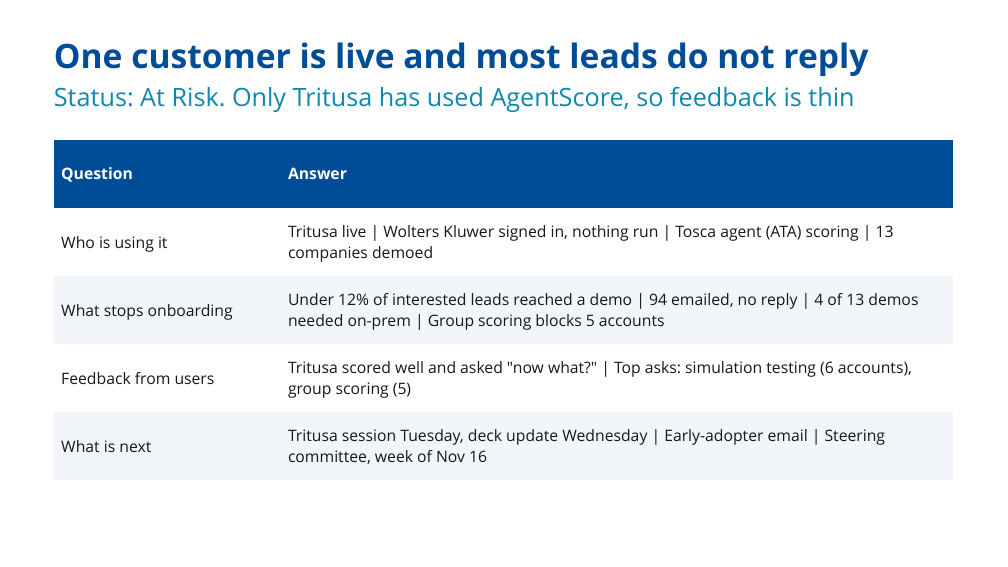
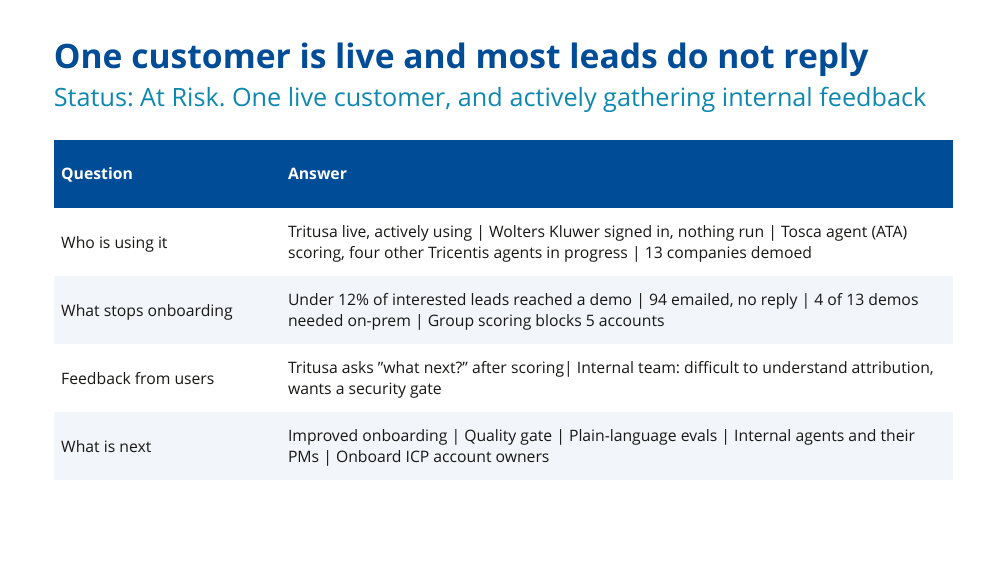
Before and after one commit to ADemers-tricentis/agent-score, a slide deck: slide 2 of docs/decks/weekly-updates/AgentScore weekly 2026-11-10 Skill.pptx. Drawn at 1008x567 pixels with LibreOffice and Linux fonts; fonts in the diff are those of the drawing; background and template pictures are left out. Boxes give left, top, right and bottom in pixels: in the first picture for what was removed or moved away, otherwise in the second. Text is boxed around its words. In the diff, an @@ line names an element or a change of style, - is before the commit and + after.

```diff
--- a/docs/decks/weekly-updates/AgentScore weekly 2026-11-10 Skill.pptx
+++ b/docs/decks/weekly-updates/AgentScore weekly 2026-11-10 Skill.pptx
@@ text at (54,86,926,112): text changed @@
-Status: At Risk. Only Tritusa has used AgentScore, so feedback is thin
+Status: At Risk. One live customer, and actively gathering internal feedback
@@ table at (54,140,954,480) @@
-row 2, column 2: Tritusa live | Wolters Kluwer signed in, nothing run | Tosca agent (ATA) scoring | 13 companies demoed
+row 2, column 2: Tritusa live, actively using | Wolters Kluwer signed in, nothing run | Tosca agent (ATA) scoring, four other Tricentis agents in progress | 13 companies demoed
@@ row 4, column 2: "Tritusa scored well and asked "now what?" | Top asks: simulation testing (6 accounts), group scoring (5)" to "Tritusa asks ”what next?” after scoring| Internal team: difficult to understand attribution, wants a security gate" @@
-row 5, column 2: Tritusa session Tuesday, deck update Wednesday | Early-adopter email | Steering committee, week of Nov 16
+row 5, column 2: Improved onboarding | Quality gate | Plain-language evals | Internal agents and their PMs | Onboard ICP account owners
```
Also in this commit, not shown: 4 other slides changed, 2 slides added, 2 slides removed, 59 other files.
